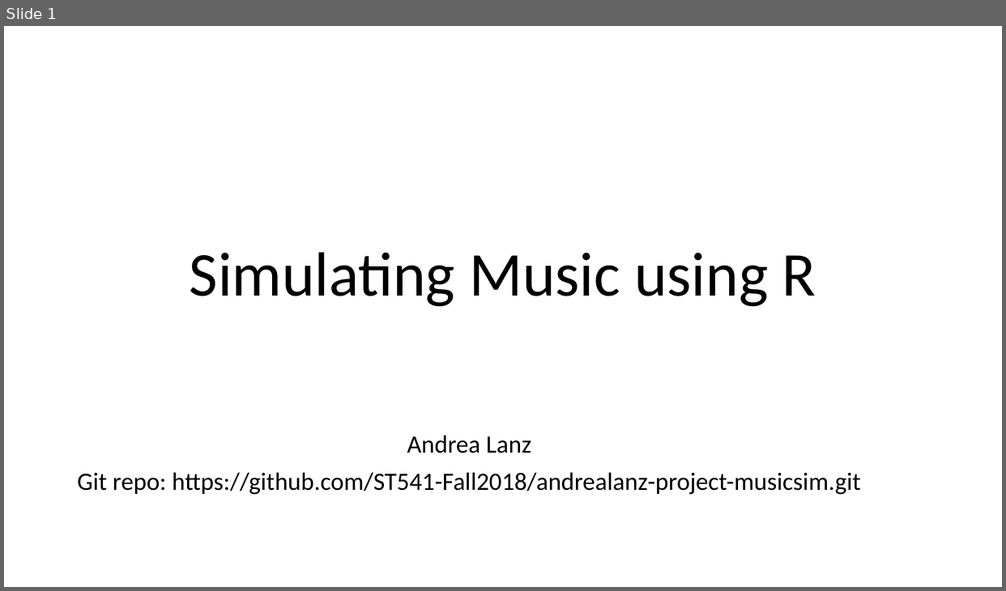
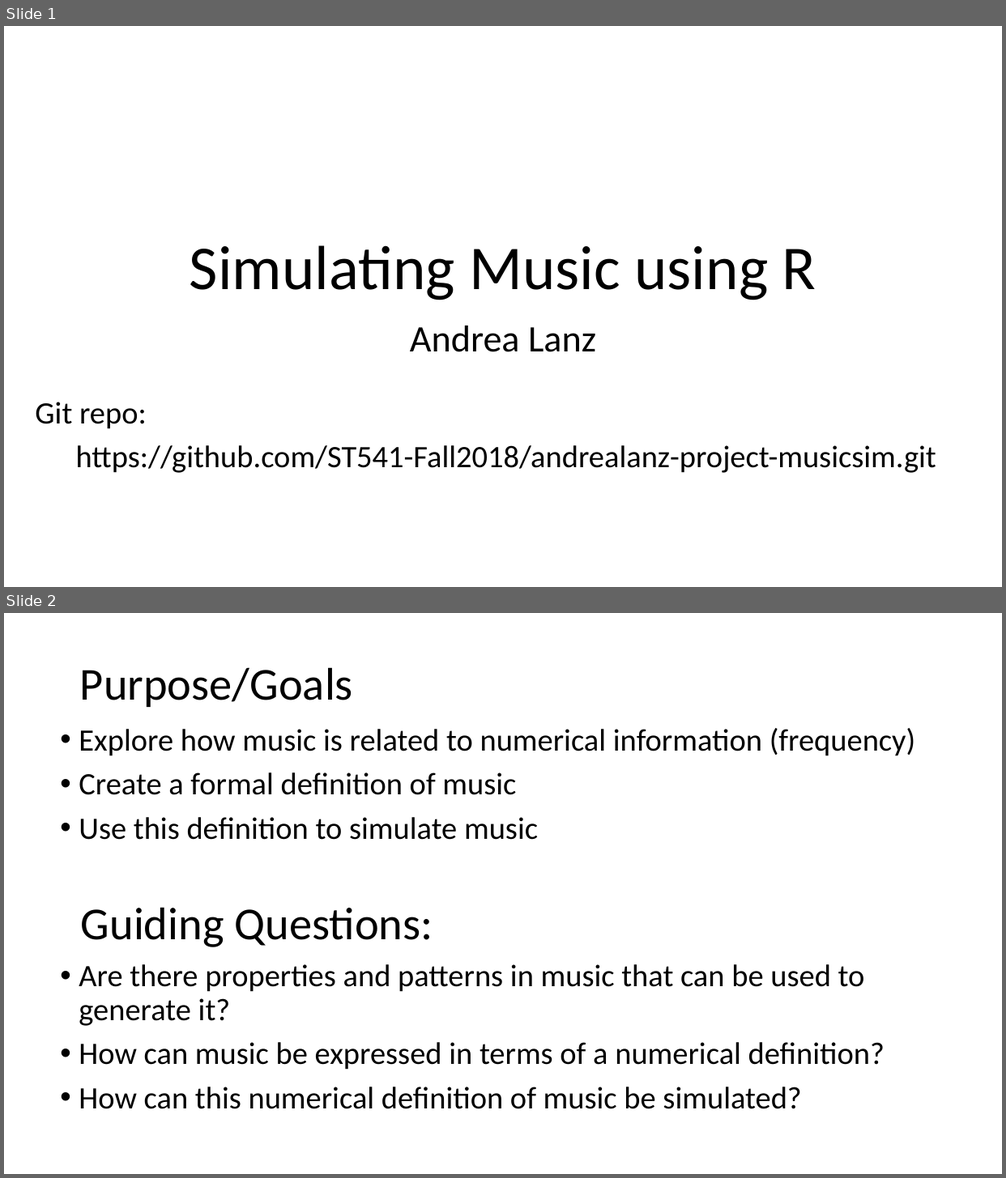
Before and after one commit to andrealanz/ST441-musicsim, a slide deck: doc/project_presentation.pptx. Shown one above the other, each under a label of ours: slide 1 before the commit, slides 1 and 2 after it. The pictures are 1006x591 and 1006x1178 pixels, drawn with LibreOffice and Linux fonts; fonts in the diff are those of the drawing. Boxes give left, top, right and bottom in pixels: in the first picture for what was removed or moved away, otherwise in the second. Text is boxed around its words. In the diff, an @@ line names an element or a change of style, - is before the commit and + after.

```diff
--- a/doc/project_presentation.pptx
+++ b/doc/project_presentation.pptx
@@ slide 2 added at <box>4,613,1002,1174</box>, background #FFFFFF @@
@@ title added at <box>80,667,353,707</box>, 44 pt, text #000000 @@
+Purpose/Goals
@@ text added at <box>79,728,915,1110</box>, 30 pt, text #000000 @@
+• Explore how music is related to numerical information (frequency)
+• Create a formal definition of music
+• Use this definition to simulate music
+Guiding Questions:
+• Are there properties and patterns in music that can be used to generate it?
+• How can music be expressed in terms of a numerical definition?
+• How can this numerical definition of music be simulated?
@@ slide 1 changed as well @@
@@ title "Simulating Music using R": place and size @@
-title "Simulating Music using R" at <box>189,252,816,307</box>
+title "Simulating Music using R" at <box>189,246,816,301</box>
@@ text added at <box>410,326,596,352</box>, 36 pt, text #000000 @@
+Andrea Lanz
@@ subtitle at <box>35,402,936,473</box>: text changed; size 24 to 30 pt @@
-Andrea Lanz
-Git repo: https://github.com/ST541-Fall2018/andrealanz-project-musicsim.git
+Git repo:
+https://github.com/ST541-Fall2018/andrealanz-project-musicsim.git
```
Also in this commit, not shown: 4 other slides added, 4 slides removed, 1 other file.
